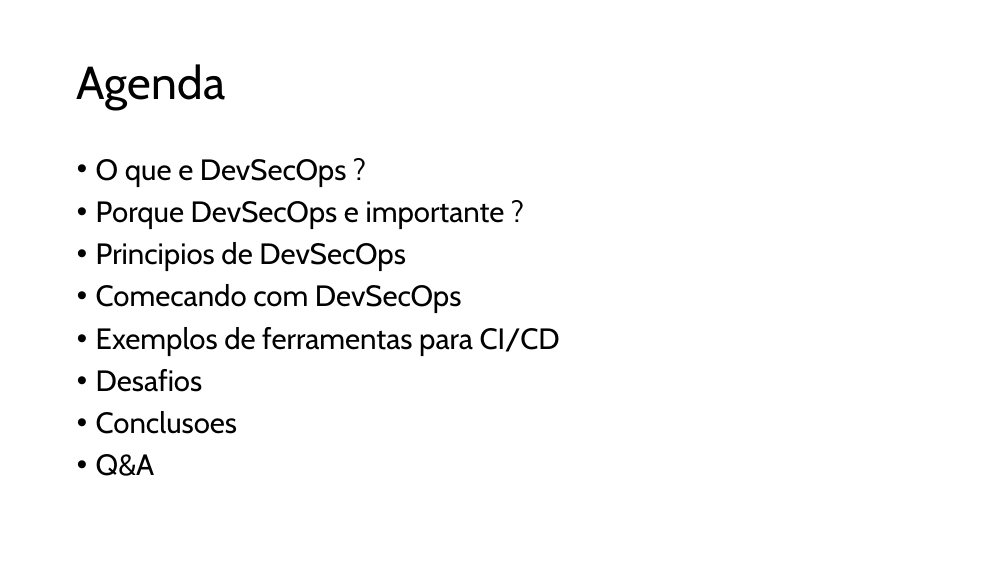
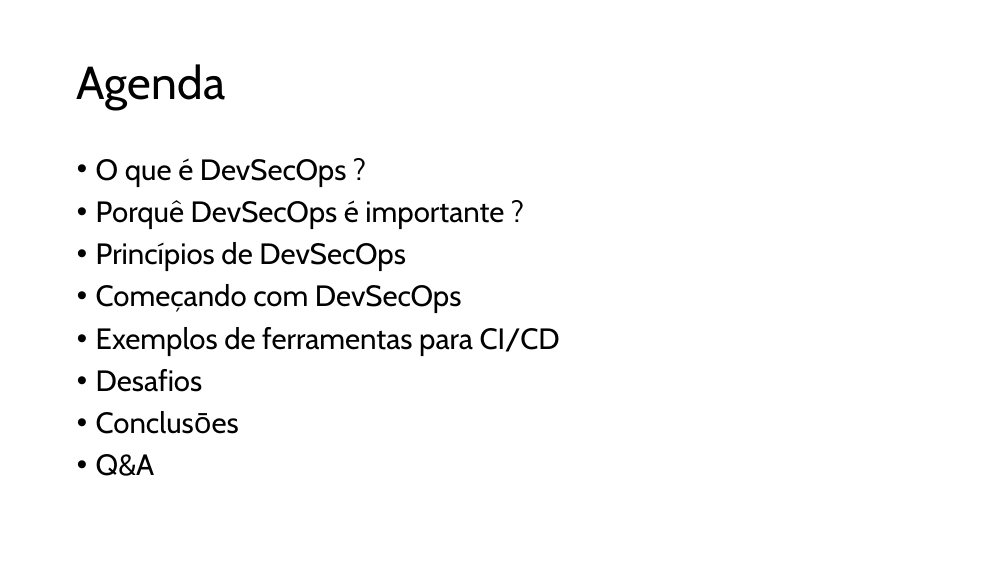
Before and after one commit to raqsilva8/pme-devsecops-toolkit, a slide deck: slide 2 of Material_de_Treino/DevSecOps_tecnico.pptx. Drawn at 1008x567 pixels with LibreOffice and Linux fonts; fonts in the diff are those of the drawing. Boxes give left, top, right and bottom in pixels: in the first picture for what was removed or moved away, otherwise in the second. Text is boxed around its words. In the diff, an @@ line names an element or a change of style, - is before the commit and + after.

```diff
--- a/Material_de_Treino/DevSecOps_tecnico.pptx
+++ b/Material_de_Treino/DevSecOps_tecnico.pptx
@@ text at box(96, 158, 504, 313): text changed @@
-• O que e DevSecOps ?
-• Porque DevSecOps e importante ?
-• Principios de DevSecOps
-• Comecando com DevSecOps
+• O que é DevSecOps ?
+• Porquê DevSecOps é importante ?
+• Princípios de DevSecOps
+• Começando com DevSecOps
@@ text at box(96, 411, 237, 434): text changed @@
-• Conclusoes
+• Conclusōes
```
Also in this commit, not shown: 13 other slides changed, 1 other file.
